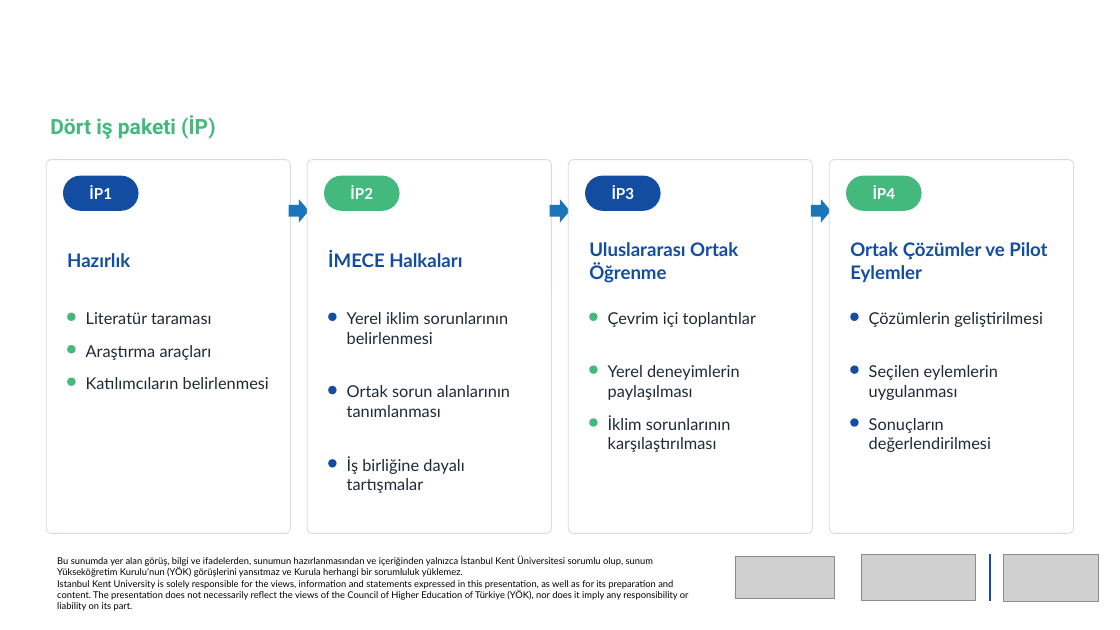
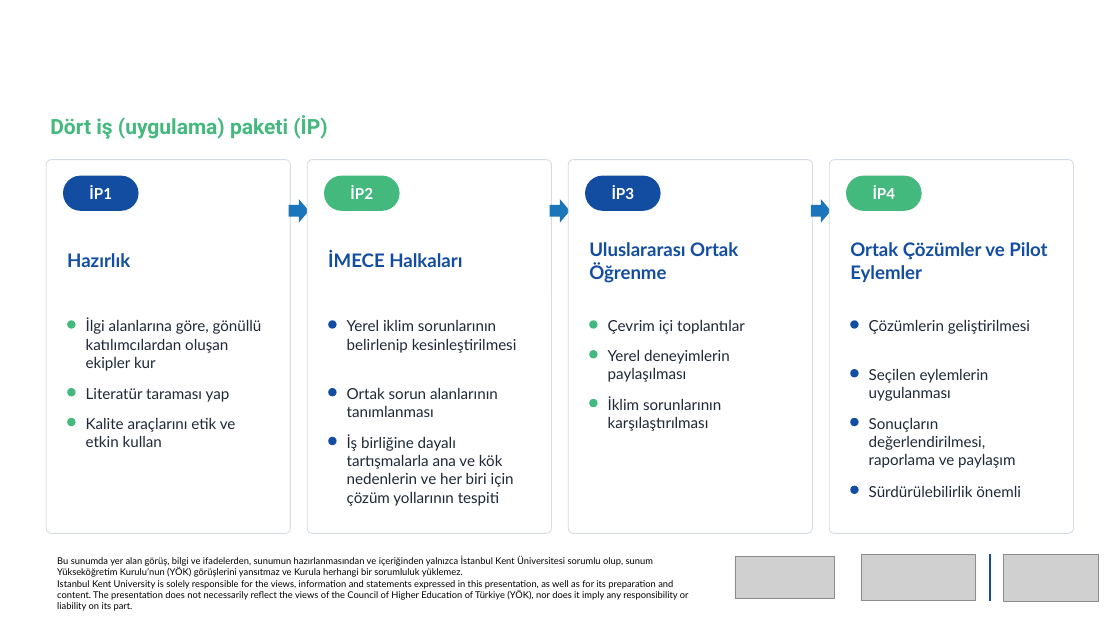
Before and after one commit to newtonsgrandson/cop-31-hayal-koksal, a slide deck: slide 14 of sunum/COP31_Iklim_Imecesi_Hayal_Koksal_TR.pptx (slide 15 before the commit). Drawn at 1120x630 pixels with LibreOffice and Linux fonts; fonts in the diff are those of the drawing; grey boxes stand for pictures; background and template pictures are left out. Boxes give left, top, right and bottom in pixels: in the first picture for what was removed or moved away, otherwise in the second. Text is boxed around its words. In the diff, an @@ line names an element or a change of style, - is before the commit and + after.

```diff
--- a/sunum/COP31_Iklim_Imecesi_Hayal_Koksal_TR.pptx
+++ b/sunum/COP31_Iklim_Imecesi_Hayal_Koksal_TR.pptx
@@ text at (x1=50, y1=115, x2=327, y2=139): text changed @@
-Dört iş paketi (İP)
+Dört iş (uygulama) paketi (İP)
@@ text added at (x1=86, y1=318, x2=262, y2=371), 13 pt, text #1F2937 @@
+İlgi alanlarına göre, gönüllü katılımcılardan oluşan ekipler kur
@@ text at (x1=347, y1=320, x2=517, y2=353): text changed; size 14 to 13 pt @@
-Yerel iklim sorunlarının belirlenmesi
+Yerel iklim sorunlarının belirlenip kesinleştirilmesi
@@ text "Çevrim içi toplantılar" moved from (x1=608, y1=312, x2=756, y2=327) to (x1=608, y1=320, x2=745, y2=334) @@
@@ 5 ellipses moved together from (x1=67, y1=313, x2=859, y2=374) to (x1=67, y1=320, x2=859, y2=377) @@
@@ text "Çözümlerin geliştirilmesi" moved from (x1=869, y1=312, x2=1043, y2=327) to (x1=869, y1=320, x2=1030, y2=334) @@
@@ text removed at (x1=86, y1=345, x2=212, y2=360) @@
-Araştırma araçları
@@ ellipse moved from (x1=589, y1=365, x2=597, y2=374) to (x1=589, y1=350, x2=597, y2=359) @@
@@ text "Yerel deneyimlerin paylaşılması" moved from (x1=608, y1=365, x2=740, y2=400) to (x1=608, y1=350, x2=730, y2=382) @@
@@ ellipse moved from (x1=67, y1=345, x2=76, y2=354) to (x1=67, y1=388, x2=76, y2=397) @@
@@ text at (x1=86, y1=388, x2=230, y2=402): text changed; size 14 to 13 pt @@
-Literatür taraması
+Literatür taraması yap
@@ ellipse moved from (x1=67, y1=377, x2=76, y2=386) to (x1=67, y1=418, x2=76, y2=426) @@
@@ text at (x1=86, y1=418, x2=236, y2=447): text changed; size 14 to 13 pt @@
-Katılımcıların belirlenmesi
+Kalite araçlarını etik ve etkin kullan
@@ ellipse moved from (x1=589, y1=418, x2=597, y2=427) to (x1=589, y1=399, x2=597, y2=408) @@
@@ size 14 to 13 pt in 6 elements at (x1=869, y1=369, x2=989, y2=401), (x1=869, y1=320, x2=1030, y2=334), (x1=608, y1=320, x2=745, y2=334), (x1=608, y1=350, x2=730, y2=382), (x1=347, y1=388, x2=498, y2=417), (x1=608, y1=396, x2=721, y2=431) @@
@@ text "İklim sorunlarının karşılaştırılması" moved from (x1=608, y1=416, x2=731, y2=452) to (x1=608, y1=396, x2=721, y2=431) @@
@@ text at (x1=869, y1=418, x2=1015, y2=468): text changed; size 14 to 13 pt @@
-Sonuçların değerlendirilmesi
+Sonuçların değerlendirilmesi, raporlama ve paylaşım
@@ ellipse moved from (x1=329, y1=460, x2=337, y2=468) to (x1=329, y1=437, x2=337, y2=445) @@
@@ text at (x1=347, y1=434, x2=514, y2=506): text changed; size 14 to 13 pt @@
-İş birliğine dayalı tartışmalar
+İş birliğine dayalı tartışmalarla ana ve kök nedenlerin ve her biri için çözüm yollarının tespiti
@@ ellipse added at (x1=850, y1=486, x2=859, y2=494), fill #124DA2 @@
@@ text added at (x1=869, y1=486, x2=1021, y2=497), 13 pt, text #1F2937 @@
+Sürdürülebilirlik önemli
```
Also in this commit, not shown: 14 other slides changed, 27 other files.
